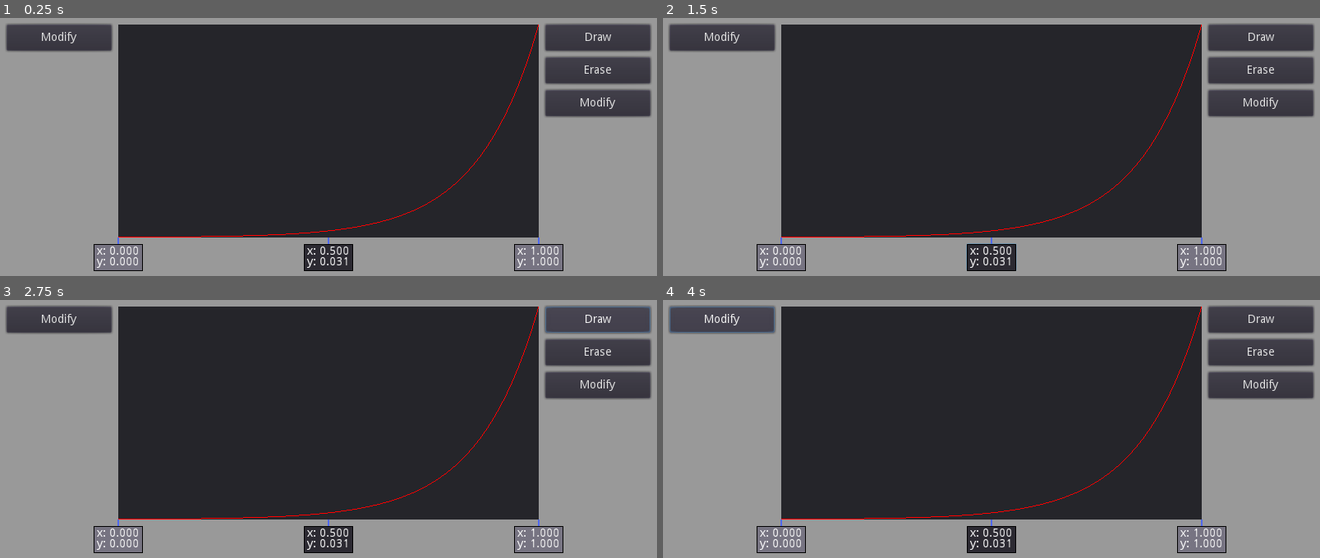
Above: before the commit, frames 1-4 (two rows, left to right).
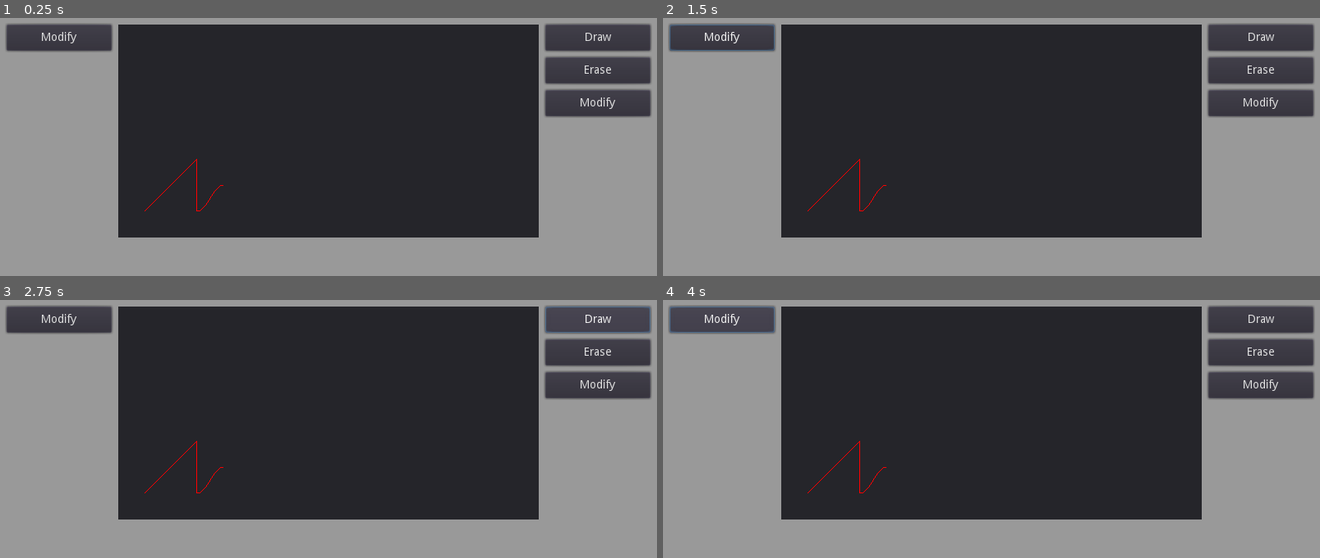
Above: after the commit, the same moments.

Repository: tsolron/ts-egg
Game: Godot game, scene res://scenes/EGG.tscn
The game is run twice, just before and just after one commit, with the same random seed, the same clock (stepped at 60 frames per second) and the same inputs.
Inputs (mouse positions are in pixels of both pictures, inside the frame that each line leads up to):
- Up to frame 1 (0.25 s): no input
- Up to frame 2 (1.5 s): click "Modify" at 0.5 s; click (991, 257) at 1.25 s, where only the run before the commit has a clickable "x: 0.500 y: 0.031"
- Up to frame 3 (2.75 s): click "Draw" at 2 s
- Up to frame 4 (4 s): click "Modify" at 2.75 s; click "Modify" at 3.5 s

The runs differ from the first frame. In frame 1, 2.5% of the frame differs, in the area x 14-86%, y 2-99%; in frame 2, 2.7%, in the area x 1-86%, y 2-99%; in frame 3, 2.5%; in frame 4, 2.5%.

Commit message:
Can now render multiple equations. Scaling, offset, and actual implementation of "add slice" is still needed.

Diff:
--- a/project.godot
+++ b/project.godot
@@ -20,6 +20,10 @@
 run/main_scene="res://scenes/EGG.tscn"
 config/icon="res://icon.png"
 
+[autoload]
+
+EquationMgr="*res://scripts/EquationMgr.gd"
+
 [display]
 
 window/size/width=800
--- a/scenes/EGG.tscn
+++ b/scenes/EGG.tscn
@@ -1,7 +1,7 @@
 [gd_scene load_steps=4 format=2]
 
-[ext_resource path="res://scripts/ViewportDisplay.gd" type="Script" id=2]
-[ext_resource path="res://scripts/AppBG.gd" type="Script" id=3]
+[ext_resource path="res://scripts/ui/ViewportDisplay.gd" type="Script" id=2]
+[ext_resource path="res://scripts/ui/AppBG.gd" type="Script" id=3]
 
 [sub_resource type="StyleBoxFlat" id=1]
 
--- a/scenes/EGG_Marker.tscn
+++ b/scenes/EGG_Marker.tscn
@@ -1,8 +1,9 @@
 [gd_scene load_steps=5 format=2]
 
-[ext_resource path="res://scripts/EGG_Marker.gd" type="Script" id=1]
+[ext_resource path="res://scripts/ui/EGG_Marker.gd" type="Script" id=1]
 [ext_resource path="res://themes/sbflat_disabled.tres" type="StyleBox" id=2]
 [ext_resource path="res://themes/sbflat_editable.tres" type="StyleBox" id=3]
+
 
 [sub_resource type="StyleBoxLine" id=1]
 color = Color( 0.313726, 0.407843, 0.929412, 1 )
--- /dev/null
+++ b/scenes/templates/EQN_constant.tscn
@@ -0,0 +1,6 @@
+[gd_scene load_steps=2 format=2]
+
+[ext_resource path="res://scripts/equations/EQN_constant.gd" type="Script" id=1]
+
+[node name="EQN_constant" type="Node"]
+script = ExtResource( 1 )
--- /dev/null
+++ b/scenes/templates/EQN_easeinoutsine.tscn
@@ -0,0 +1,6 @@
+[gd_scene load_steps=2 format=2]
+
+[ext_resource path="res://scripts/equations/EQN_easeinoutsine.gd" type="Script" id=1]
+
+[node name="EQN_EaseInOutSine" type="Node"]
+script = ExtResource( 1 )
--- /dev/null
+++ b/scenes/templates/EQN_linear.tscn
@@ -0,0 +1,6 @@
+[gd_scene load_steps=2 format=2]
+
+[ext_resource path="res://scripts/equations/EQN_linear.gd" type="Script" id=1]
+
+[node name="EQN_linear" type="Node"]
+script = ExtResource( 1 )
--- /dev/null
+++ b/scenes/templates/T_slice.tscn
@@ -0,0 +1,6 @@
+[gd_scene load_steps=2 format=2]
+
+[ext_resource path="res://scripts/templates/T_slice.gd" type="Script" id=1]
+
+[node name="T_slice" type="Node"]
+script = ExtResource( 1 )
--- /dev/null
+++ b/scripts/EquationMgr.gd
@@ -0,0 +1,19 @@
+extends Node
+
+#class_name EquationMgr
+
+var EQN_constant = preload("res://scenes/templates/EQN_constant.tscn");
+var EQN_linear = preload("res://scenes/templates/EQN_linear.tscn");
+var EQN_easeinoutsine = preload("res://scenes/templates/EQN_easeinoutsine.tscn");
+
+enum EType {
+	CONSTANT,
+	LINEAR,
+	EASEINOUTSINE
+}
+
+var equations = [
+	EQN_constant,
+	EQN_linear,
+	EQN_easeinoutsine
+];
--- /dev/null
+++ b/scripts/equations/EQN_constant.gd
@@ -0,0 +1,13 @@
+extends Node
+
+const bias = 2;
+const display_name = "Constant";
+
+var b = null;
+var default_b = 0;
+
+func y(x):
+	if (b == null):
+		b = default_b;
+
+	return b;
--- /dev/null
+++ b/scripts/equations/EQN_easeinoutsine.gd
@@ -0,0 +1,7 @@
+extends Node
+
+const bias = 8;
+const display_name = "EaseInOutSine";
+
+func y(x):
+	return -(cos(PI * x) - 1) / 2;
--- /dev/null
+++ b/scripts/equations/EQN_linear.gd
@@ -0,0 +1,19 @@
+extends Node
+#class_name EQN_linear
+
+const bias = 2;
+const display_name = "Linear";
+
+var m = null;
+var default_m = 1;
+var b = null;
+var default_b = 0;
+
+func y(x):
+	if (m == null):
+		m = default_m;
+
+	if (b == null):
+		b = default_b;
+
+	return (m * x) + b;
--- a/scripts/graph.gd
+++ b/scripts/graph.gd
@@ -1,65 +1,99 @@
 extends Panel
 
-onready var vpc = get_parent().get_parent();
+#onready var vpc = get_parent().get_parent();
+onready var T_slice = preload("res://scenes/templates/T_slice.tscn");
+#onready var EquationMgr = preload("res://scripts/EquationMgr.gd");
+
+enum {X, Y}
+
 var doDrawGraph = true;
-var color = Color(1.0, 0.0, 0.0);
+var lineColor = Color(1.0, 0.0, 0.0);
+var slices = [];
+var graph_range = Rect2(0,0,0,0);
+var axis_offset = Vector2(32,32);
+var draw_pts_list = [];
+var dirty = true;
 
 
 func init():
-	vpc.add_marker(0, Vector2(0,0), true);
-	vpc.add_marker(1, Vector2(0.5,0), false);
-	vpc.add_marker(2, Vector2(1,0), true);
+	add_slice_at(0, EquationMgr.EType.LINEAR);
+	add_slice_at(1, EquationMgr.EType.EASEINOUTSINE);
+
+
+func _process(delta):
+	update_graph_data();
+	update();
 
 
 func _draw():
-	if (doDrawGraph):
-		drawGraph();
+	draw_graph_data();
 
 
-func _process(delta):
-	update();
+func update_graph_data():
+	if (!dirty): return;
+
+	draw_pts_list.clear();
+
+	update_graph_bounds();
+
+	for slice in slices:
+		var slice_rect = slice.slice_range;
+		var percent_of_graph_size = max((slice_rect.size[0] / graph_range.size[0]),(slice_rect.size[1] / graph_range.size[1]));
+		var n_eqn_pts = min(256, max(16, (slice.eqn.bias * 10 * percent_of_graph_size)));
+		var draw_pts = slice.get_draw_points(n_eqn_pts);
+		draw_pts_list.push_back(draw_pts);
+
+	dirty = false;
 
 
-func drawGraph():
-	var gsize = rect_size;
-	var goffset = Vector2(0.0, 0.0);
+func update_graph_bounds():
+	if (!dirty): return;
 
-	var nb_points = 64
-	var points_graph = PoolVector2Array();
+	var bounds = Rect2(0,0,0,0);
+	for slice in slices:
+		bounds.position[X] = min(slice.range_min_x(), bounds.position[X]);
+		bounds.position[Y] = min(slice.range_min_y(), bounds.position[Y]);
+		bounds.size[X] = max(slice.range_max_x(), bounds.position[X] + bounds.size[X]);
+		bounds.size[Y] = max(slice.range_max_y(), bounds.position[Y] + bounds.size[Y]);
+	graph_range = bounds;
 
-	for i in range(nb_points + 1):
-		var x = float(i)/float(nb_points);
-		var y = fn_ease_in_expo(x);
-
-		points_graph.push_back(Vector2(x, y));
-
-	for idx_pt in range(nb_points):
-		draw_line(points_graph[idx_pt]*gsize+goffset, points_graph[idx_pt + 1]*gsize+goffset, color)
+	dirty = false;
 
 
-func y(x):
-	return fn_ease_in_expo(x);
+func draw_graph_data():
+	if (!doDrawGraph):
+		return;
+	if (dirty):
+		update_graph_data();
+
+	graph_range.position = Vector2(10,10);
+
+	for slice_idx in range(draw_pts_list.size()):
+		var draw_pts = draw_pts_list[slice_idx];
+
+		for idx in range(draw_pts.size() - 1):
+			var pt1 = draw_pts[idx] + axis_offset;
+			var pt2 = draw_pts[idx+1] + axis_offset;
+			draw_line(pt1, pt2, lineColor);
+
+		if (slice_idx+1 < draw_pts_list.size()):
+			var pt1 = draw_pts[draw_pts.size()-1] + axis_offset;
+			var pt2 = draw_pts_list[slice_idx+1][0] + axis_offset;
+			draw_line(pt1, pt2, lineColor);
 
 
-func _on_DrawButton_pressed():
-	doDrawGraph = !doDrawGraph;
-
-
-func fn_ease_in_sine(x):
-	return 1 - cos((x * PI) / 2);
-
-func fn_ease_out_sine(x):
-	return -(cos(PI * x) - 1) / 2;
-
-func fn_ease_inout_sine(x):
-	return -(cos(PI * x) - 1) / 2;
-
-func fn_ease_in_expo(x):
-	if (x == 0):
-		return 0.0;
-	return pow(2, 10 * x - 10);
-
-func fn_ease_out_expo(x):
-	if (x == 1):
-		return 1;
-	return 1 - pow(2, -10 * x);
+func add_slice_at(n, eType):
+	var slice = T_slice.instance();
+	add_child(slice);
+	slice.init(self);
+	slice.set_eqn(eType)
+	if (slices.size() == 0):
+		slice.config_as_first();
+		slices.push_back(slice);
+	else:
+		slices.insert(n, slice);
+		# logic for adjusting slices + sizes
+		# temp
+		slice.config_as_first();
+		slice.slice_range.position[X] = 64;
+		slice.slice_range.size[X] = 32;
--- /dev/null
+++ b/scripts/templates/T_slice.gd
@@ -0,0 +1,85 @@
+extends Node
+
+#class_name T_slice
+
+var graph = null;
+
+var slice_range = Rect2();
+var eqn = null;
+var draw_pts = [];
+var draw_n = 8;
+var dirty = true;
+
+enum {X, Y}
+
+
+func init(g):
+	graph = g;
+
+
+func set_eqn(type):
+	eqn = EquationMgr.equations[type].instance();
+
+
+func call_fn(x):
+	eqn.y.call_func(x);
+
+
+func config_as_first():
+	slice_range.position = Vector2(0,0);
+	slice_range.size = Vector2(64,64);
+	update_range();
+
+
+func update_range():
+	if (dirty):
+		make_draw_points();
+
+	# x is fixed from graph
+	# so only update y
+	var y_min = draw_pts[0][Y];
+	var y_max = draw_pts[0][Y];
+	for i in range(draw_pts.size()):
+		y_min = min(y_min, draw_pts[i][Y]);
+		y_max = max(y_max, draw_pts[i][Y]);
+	slice_range.position[Y] = y_min;
+	slice_range.size[Y] = abs(y_max - y_min);
+
+
+func range_min_x():
+	return slice_range.position[X];
+
+func range_min_y():
+	return slice_range.position[Y];
+
+func range_max_x():
+	return slice_range.position[X] + slice_range.size[X];
+
+func range_max_y():
+	return slice_range.position[Y] + slice_range.size[Y];
+
+
+func get_draw_points(n_pts):
+	if (!dirty) && (n_pts == draw_n):
+		return draw_pts;
+
+	draw_n = n_pts;
+	make_draw_points();
+	return draw_pts;
+
+
+func make_draw_points():
+	draw_pts.clear();
+
+	for i in range(draw_n + 1):
+		var x = (i/draw_n);# * slice_range.size[X];
+		var y = eqn.y(x);
+
+		x *= slice_range.size[X];
+		x += slice_range.position[X];
+
+		y *= slice_range.size[X];
+
+		draw_pts.push_back(Vector2(x, y));
+
+	dirty = false;
--- a/scripts/ViewportDisplay.gd
+++ b/scripts/ui/ViewportDisplay.gd
@@ -1,4 +1,3 @@
-#extends Panel
 extends ViewportContainer
 
 onready var T_graph = preload("res://scenes/graph.tscn");
Renamed: scripts/AppBG.gd -> scripts/ui/AppBG.gd
Renamed: scripts/EGG_Marker.gd -> scripts/ui/EGG_Marker.gd
Not shown, changed: scripts/z_notes.txt
Not shown, added: debug.log
